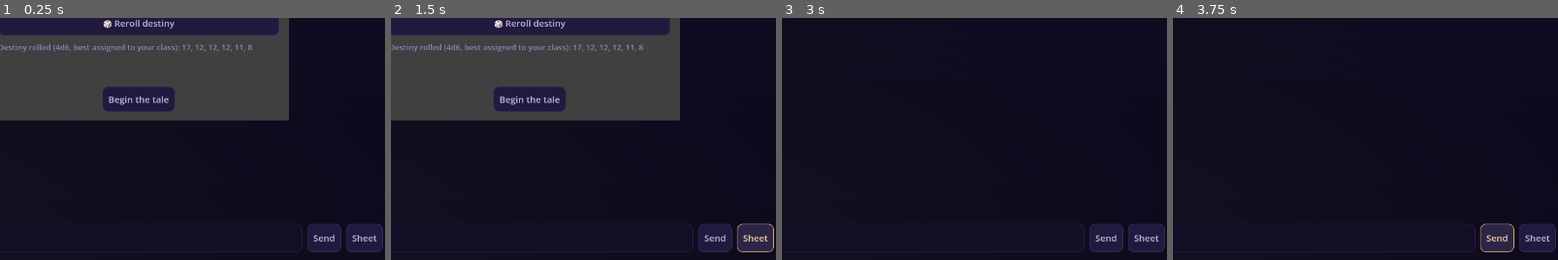
Above: before the commit, frames 1-4 (left to right).
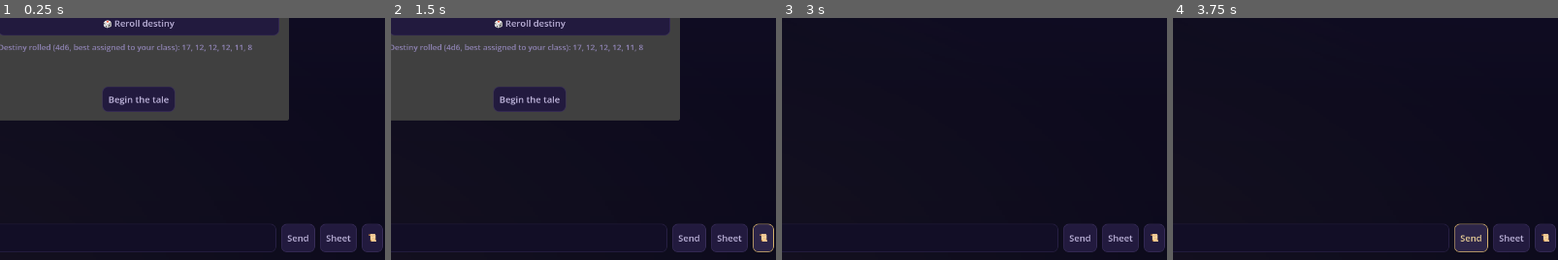
Above: after the commit, the same moments.

Repository: nc262/mythforge
Game: Godot game, scene res://scenes/game.tscn
Two runs of this game, one before a commit and one after it. Both use one fixed random seed, a clock stepped at 60 frames per second and the inputs below. This scene is started directly instead of the project's main scene.
Inputs (mouse positions are % of the whole screen's width and height, from its top left):
- Up to frame 1 (0.25 s): no input
- Up to frame 2 (1.5 s): click (36, 95) at 0.52 s; type "12" at 0.6 s; click (80, 95) at 1.25 s, where only the run after the commit has a clickable "📜"
- Up to frame 3 (3 s): click "🖼" at 2 s; click "Begin the tale" at 2.75 s
- Up to frame 4 (3.75 s): click "Send" at 3.5 s
The pictures show only the part of the screen within x 32-82%, y 50-100%; the shares and areas given below are measured in that part.

The runs differ from the first frame. In frame 1, 1.1% of the frame differs, in the area x 71-98%, y 85-97%; in frame 2, 1.2%; in frame 3, 1.1%; in frame 4, 1.7%, in the area x 71-98%, y 84-97%.

Commit message:
feat(godot): the codex panel with portraits, and the game finds its voice
📜 opens the codex: every NPC the extractors have chronicled — role,
disposition badge (gold ally / red hostile), their one-line history with
you, and a 🖼 link that paints their portrait from the appearance anchor
(cached like world art). Quests live below with ◈/✓ states. And sound:
four synthesized effects (scripts/make_sfx.py — dice clatter, hit thud,
A-minor combat sting, reward chime) wired to the moments that earn them:
the die tumbling, steel drawn, blows landing, gold and loot arriving.

Co-Authored-By: Claude Fable 5 <noreply@anthropic.com>

Diff:
--- /dev/null
+++ b/godot/autoload/sfx.gd
@@ -0,0 +1,22 @@
+extends Node
+## Sfx — the game's small sounds: dice clatter, hit thud, combat sting,
+## reward chime. Synthesized assets (scripts/make_sfx.py), played politely.
+
+var _players := {}
+
+
+func _ready() -> void:
+	for n in ["dice", "hit", "sting", "chime"]:
+		var stream = load("res://assets/sfx/%s.wav" % n)
+		if stream == null:
+			continue
+		var p := AudioStreamPlayer.new()
+		p.stream = stream
+		p.volume_db = -8.0
+		add_child(p)
+		_players[n] = p
+
+
+func play(n: String) -> void:
+	if _players.has(n):
+		_players[n].play()
--- a/godot/project.godot
+++ b/godot/project.godot
@@ -18,6 +18,7 @@
 Combat="*res://autoload/combat.gd"
 Chronicle="*res://autoload/chronicle.gd"
 Art="*res://autoload/art_cache.gd"
+Sfx="*res://autoload/sfx.gd"
 
 [display]
 
--- a/godot/scenes/game.tscn
+++ b/godot/scenes/game.tscn
@@ -101,6 +101,12 @@
 toggle_mode = true
 text = "Sheet"
 
+[node name="CodexBtn" type="Button" parent="Margin/Split/ChatBox/Input"]
+layout_mode = 2
+toggle_mode = true
+tooltip_text = "The cast and your quests"
+text = "📜"
+
 [node name="Dice" type="MenuButton" parent="Margin/Split/ChatBox/Input"]
 layout_mode = 2
 tooltip_text = "Roll any check — the total goes to the GM"
--- a/godot/scripts/game.gd
+++ b/godot/scripts/game.gd
@@ -9,6 +9,7 @@
 var _last_player_msg := ""  # the visible player line, paired into memory beats
 var _conjuring := false
 var _gm_rt: RichTextLabel = null  # the bubble currently receiving tokens
+var _panel_mode := "sheet"  # what the right panel shows: sheet | codex
 
 @onready var _thread: VBoxContainer = $Margin/Split/ChatBox/Scroll/Thread
 @onready var _scroll: ScrollContainer = $Margin/Split/ChatBox/Scroll
@@ -29,7 +30,21 @@
 	Api.sse_done.connect(_on_done)
 	_send_btn.pressed.connect(func(): _send(_msg.text))
 	_msg.text_submitted.connect(func(_t): _send(_msg.text))
-	$Margin/Split/ChatBox/Input/SheetBtn.toggled.connect(func(on): _sheet_panel.visible = on)
+	$Margin/Split/ChatBox/Input/SheetBtn.toggled.connect(func(on):
+		_panel_mode = "sheet"
+		$Margin/Split/ChatBox/Input/CodexBtn.set_pressed_no_signal(false)
+		_sheet_panel.visible = on
+		if on:
+			_render_sheet())
+	$Margin/Split/ChatBox/Input/CodexBtn.toggled.connect(func(on):
+		_panel_mode = "codex" if on else "sheet"
+		$Margin/Split/ChatBox/Input/SheetBtn.set_pressed_no_signal(false)
+		_sheet_panel.visible = on
+		if on:
+			_render_codex())
+	Chronicle.chronicle_updated.connect(func():
+		if _panel_mode == "codex" and _sheet_panel.visible:
+			_render_codex())
 	$Margin/Split/ChatBox/Input/ShortRest.pressed.connect(func(): _rest("short"))
 	$Margin/Split/ChatBox/Input/LongRest.pressed.connect(func(): _rest("long"))
 	$Margin/Split/ChatBox/Input/Scene.pressed.connect(_conjure_scene)
@@ -318,11 +333,13 @@
 				var delta := int(str(a.get("delta", "0")).replace("+", ""))
 				if delta != 0:
 					var total := GameState.add_gold(delta)
+					Sfx.play("chime")
 					_say_system("%s gold %+d — purse now %d" % ["💰" if delta > 0 else "🪙", delta, total])
 			"loot":
 				var nm := str(a.get("name", "")).strip_edges()
 				if nm != "":
 					GameState.add_item(nm, str(a.get("rarity", "common")), maxi(1, int(a.get("qty", 1))))
+					Sfx.play("chime")
 					_say_system("🎒 %s added to your pack" % nm)
 			"spell-learned":
 				var sp := str(a.get("name", "")).strip_edges()
@@ -365,6 +382,7 @@
 		for i in count:
 			var label := nm.capitalize() if count == 1 else "%s %d" % [nm.capitalize(), i + 1]
 			if first:
+				Sfx.play("sting")
 				var line := Combat.enter(label)
 				if line != "":
 					_say_system(line.replace("*", ""))
@@ -388,6 +406,7 @@
 	var cap: Label = $DieLayer/DiePanel/Box/Caption
 	cap.text = caption
 	_die_layer.visible = true
+	Sfx.play("dice")
 	for i in 11:
 		num.text = str(randi_range(1, sides))
 		await get_tree().create_timer(0.05 + i * 0.012).timeout
@@ -521,6 +540,9 @@
 		"feat":
 			note = GameState.use_feature(parts[1].uri_decode())
 			tell_gm = note != ""
+		"portrait":
+			_conjure_portrait(parts[1].uri_decode())
+			return
 		"buy":
 			var bits := parts[1].split("|")
 			var price := int(bits[1]) if bits.size() > 1 else 0
@@ -558,6 +580,8 @@
 		var cur: Dictionary = Combat.current(c)
 		if cur.get("side") == "enemy" and int(cur.get("hp", 0)) > 0:
 			var r: Dictionary = Combat.enemy_turn(cur)
+			if str(r["msg"]).contains("hits you"):
+				Sfx.play("hit")
 			_say_me(_md(str(r["msg"])))
 			_render_sheet()
 			_render_combat()
@@ -573,6 +597,8 @@
 		return
 	if m.begins_with("atk:"):
 		var r2: Dictionary = Combat.player_attack(m.substr(4))
+		if str(r2.get("msg", "")).contains("damage"):
+			Sfx.play("hit")
 		if not bool(r2["spent"]):
 			_say_system(str(r2["msg"]).replace("*", ""))
 			return
@@ -710,6 +736,9 @@
 
 # ── Sheet panel ──────────────────────────────────────────────────────────────
 func _render_sheet() -> void:
+	if _panel_mode == "codex" and _sheet_panel.visible:
+		_render_codex()
+		return
 	var s := GameState.sheet()
 	var gold := Ui.c("gold_soft").to_html(false)
 	var lines: Array[String] = []
@@ -809,6 +838,67 @@
 	rt.meta_clicked.connect(_on_sheet_action)
 
 
+# ── The codex panel: the cast you've met and the threads you're pulling ─────
+func _render_codex() -> void:
+	var gold := Ui.c("gold_soft").to_html(false)
+	_sheet_panel.clear()
+	_sheet_panel.append_text("[color=%s][b]📜 The Cast[/b][/color]\n" % gold)
+	var codex = GameState.state.get("codex", [])
+	var any := false
+	if codex is Array:
+		for n in codex:
+			if not (n is Dictionary) or str(n.get("name", "")) == "":
+				continue
+			any = true
+			var tex := Art.texture_for("npc-" + str(n["name"]).to_lower().replace(" ", "-"))
+			if tex != null:
+				var img: Image = tex.get_image()
+				img.resize(48, 48 * img.get_height() / maxi(1, img.get_width()))
+				_sheet_panel.add_image(ImageTexture.create_from_image(img))
+				_sheet_panel.append_text("  ")
+			_sheet_panel.append_text("[b]%s[/b] — %s" % [_bb(str(n["name"])), _bb(str(n.get("role", "")))])
+			var disp := str(n.get("disposition", ""))
+			if disp != "":
+				var dcol := gold if disp in ["ally", "friendly", "warm"] else (Ui.c("danger").to_html(false) if disp in ["hostile", "enemy"] else Ui.c("ink_dim").to_html(false))
+				_sheet_panel.append_text("  [color=%s]● %s[/color]" % [dcol, disp])
+			if tex == null:
+				_sheet_panel.append_text("  [url=portrait:%s]🖼[/url]" % str(n["name"]).uri_encode())
+			var note := str(n.get("note", ""))
+			if note != "":
+				_sheet_panel.append_text("\n[color=%s]%s[/color]" % [Ui.c("ink_dim").to_html(false), _bb(note)])
+			_sheet_panel.append_text("\n\n")
+	if not any:
+		_sheet_panel.append_text("[color=%s]No one of note yet — the codex writes itself as you meet people.[/color]\n\n" % Ui.c("ink_dim").to_html(false))
+	_sheet_panel.append_text("[color=%s][b]Quests[/b][/color]\n" % gold)
+	var quests = GameState.state.get("quests", [])
+	var anyq := false
+	if quests is Array:
+		for q in quests:
+			if q is Dictionary and str(q.get("title", "")) != "":
+				anyq = true
+				var done: bool = str(q.get("status", "active")) == "done"
+				_sheet_panel.append_text("%s %s%s\n" % ["✓" if done else "◈", _bb(str(q["title"])),
+					(" — " + _bb(str(q.get("desc", "")))) if str(q.get("desc", "")) != "" else ""])
+	if not anyq:
+		_sheet_panel.append_text("[color=%s]No threads yet — make a promise, take a job, swear revenge.[/color]\n" % Ui.c("ink_dim").to_html(false))
+
+
+## Give a codex NPC a face: generate from their appearance anchor, cache, redraw.
+func _conjure_portrait(nm: String) -> void:
+	var entry := {}
+	for n in GameState.state.get("codex", []):
+		if n is Dictionary and str(n.get("name", "")).nocasecmp_to(nm) == 0:
+			entry = n
+			break
+	var look := str(entry.get("appearance", entry.get("note", "")))
+	_say_system("🖼 Painting %s…" % nm)
+	await Art.ensure("npc-" + nm.to_lower().replace(" ", "-"),
+		"portrait of %s, %s. %s character portrait, painterly, head and shoulders" % [nm, look,
+		{"neonspire": "cyberpunk", "everyday": "contemporary"}.get(GameState.world_id(), "fantasy")])
+	if _panel_mode == "codex":
+		_render_codex()
+
+
 # ── Text helpers ─────────────────────────────────────────────────────────────
 ## Escape model/user text so it can't inject BBCode.
 func _bb(s: String) -> String:
Not shown, added: godot/assets/sfx/chime.wav.import
Not shown, added: godot/assets/sfx/dice.wav.import
Not shown, added: godot/assets/sfx/hit.wav.import
Not shown, added: godot/assets/sfx/sting.wav.import
Not shown, added: godot/autoload/art_cache.gd.uid
Not shown, added: godot/autoload/chronicle.gd.uid
Not shown, added: godot/autoload/combat.gd.uid
Not shown, added: godot/autoload/prompt_composer.gd.uid
Not shown, added: godot/autoload/rules_engine.gd.uid
Not shown, added: godot/autoload/sfx.gd.uid
Not shown, added: godot/autoload/skin.gd.uid
Not shown, added: godot/autoload/tag_parser.gd.uid
(and 11 more such lines)
